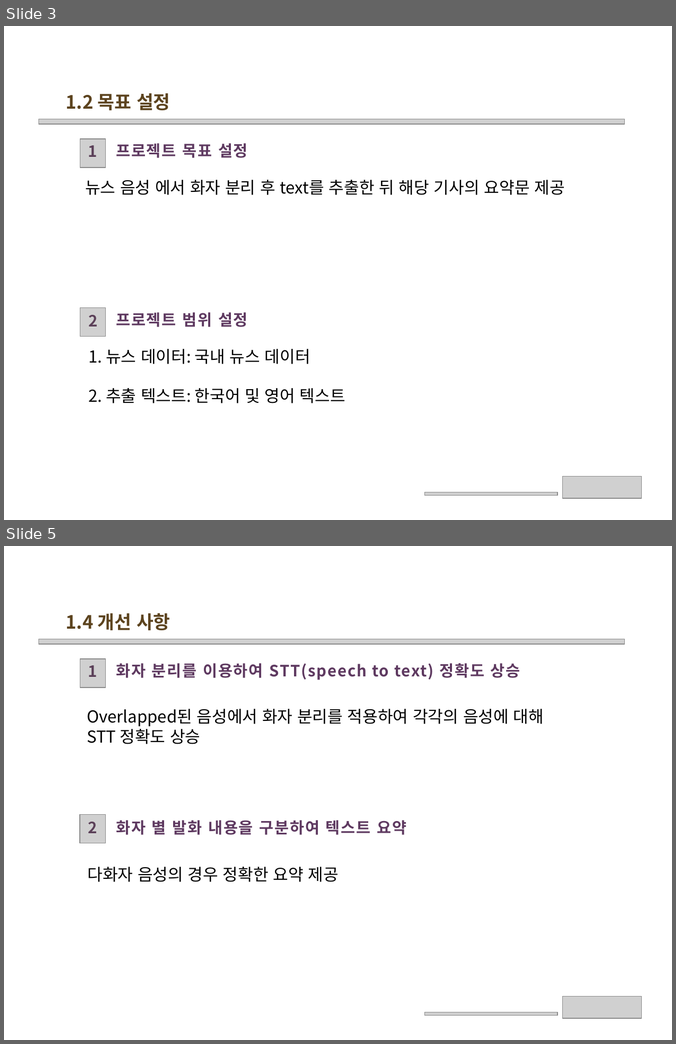
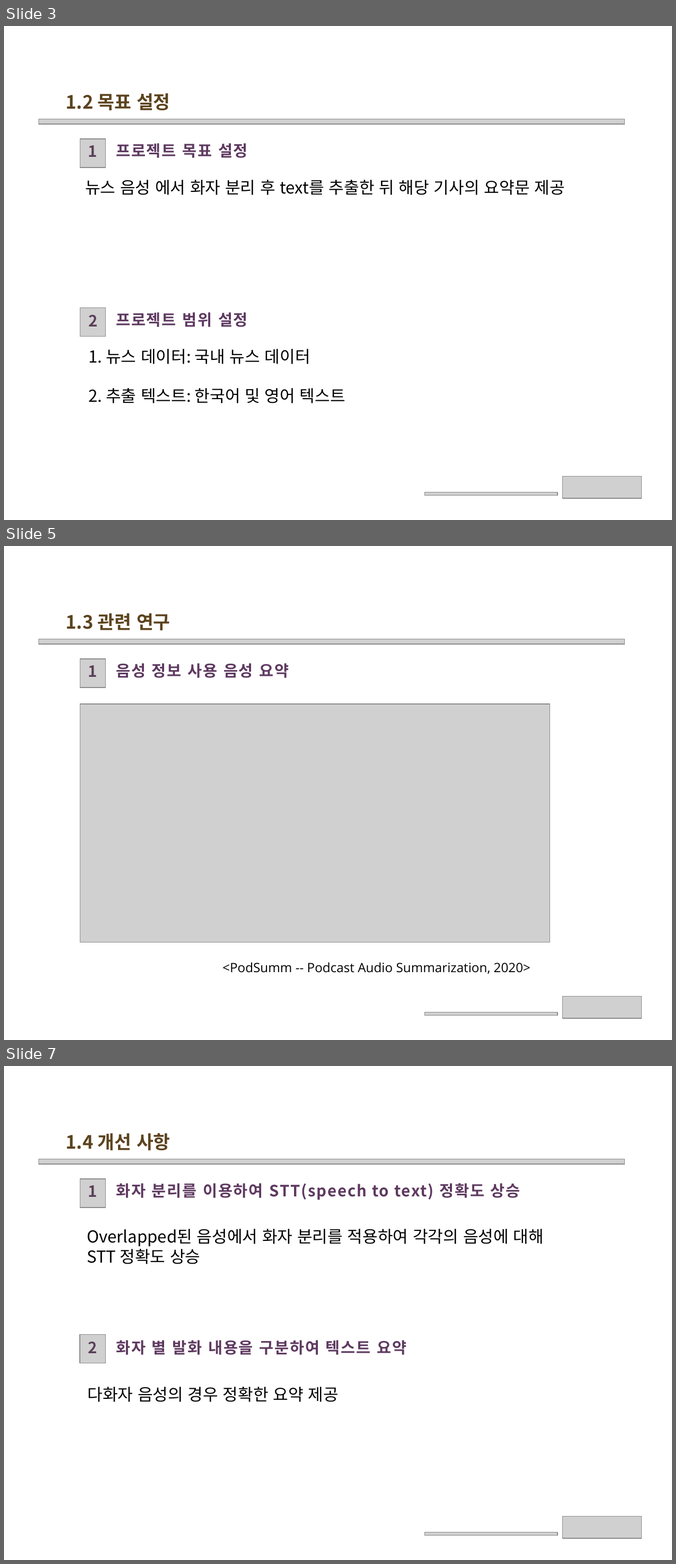
Before and after one commit to wonchul98/audio-to-summary, a slide deck: ppt/0324_2조 프로젝트 주제 발표.pptx. Shown one above the other, each under a label of ours: slides 3 and 5 before the commit, slides 3, 5 and 7 after it; the slides between them are not shown. The pictures are 676x1044 and 676x1564 pixels, drawn with LibreOffice and Linux fonts; fonts in the diff are those of the drawing; grey boxes stand for pictures; background and template pictures are left out. Boxes give left, top, right and bottom in pixels: in the first picture for what was removed or moved away, otherwise in the second. Text is boxed around its words. In the diff, an @@ line names an element or a change of style, - is before the commit and + after.

```diff
--- a/ppt/0324_2조 프로젝트 주제 발표.pptx
+++ b/ppt/0324_2조 프로젝트 주제 발표.pptx
@@ slide 5 added at (4,546,672,1040), background picture (left out) @@
@@ text added at (66,613,170,630), 20 pt, text #5C431E, bold @@
+1.3 관련 연구
@@ picture added at (38,639,624,645) @@
@@ picture added at (80,659,106,688) @@
@@ text added at (88,665,97,677), 17 pt, text #5B4058, bold @@
+1
@@ text added at (116,663,289,678), 17 pt, text #5E3960, bold @@
+음성 정보 사용 음성 요약
@@ picture added at (80,704,549,942) @@
@@ text added at (222,962,530,974), 14 pt, text #000000 @@
+<PodSumm -- Podcast Audio Summarization, 2020>
@@ picture added at (562,996,642,1018) @@
@@ picture added at (425,1012,557,1016) @@
@@ what was slide 5 is now slide 7 @@
```
Also in this commit, not shown: 3 slides changed, 1 other slide added, 2 other files.
